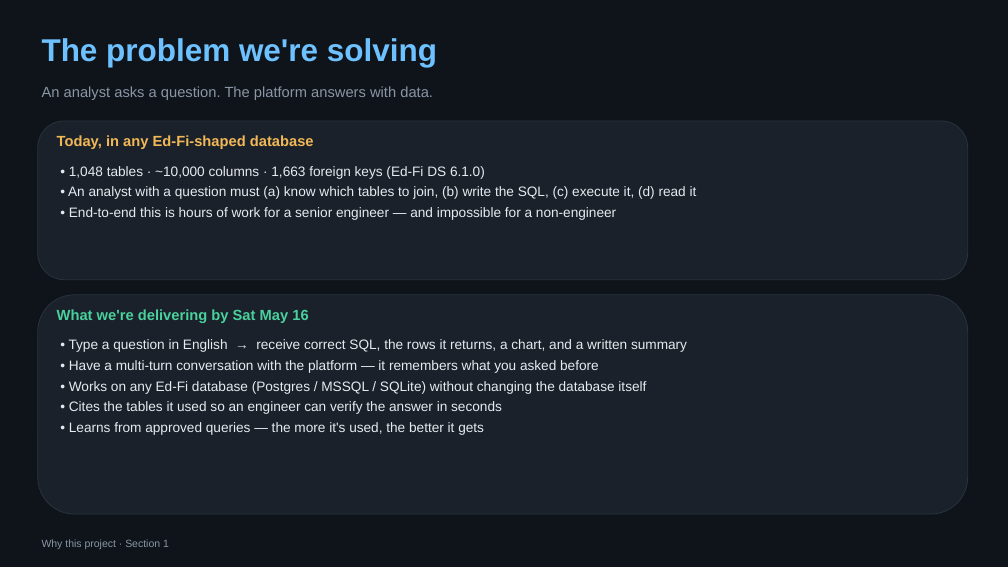
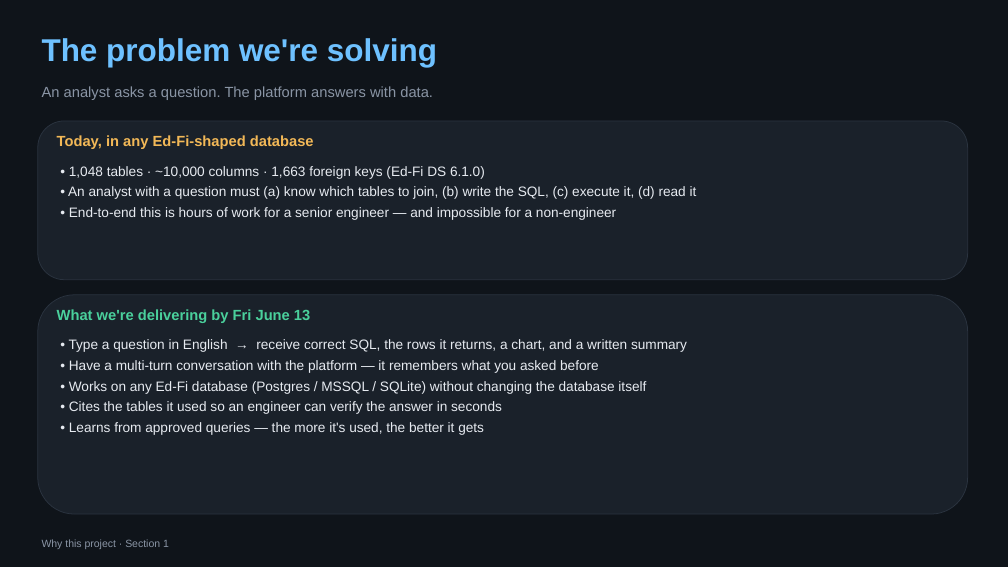
Before and after one commit to bharatmohanthakur/heavy_text2sql, a slide deck: slide 2 of docs/architecture_deck.pptx. Drawn at 1008x567 pixels with LibreOffice and Linux fonts; fonts in the diff are those of the drawing. Boxes give left, top, right and bottom in pixels: in the first picture for what was removed or moved away, otherwise in the second. Text is boxed around its words. In the diff, an @@ line names an element or a change of style, - is before the commit and + after.

```diff
--- a/docs/architecture_deck.pptx
+++ b/docs/architecture_deck.pptx
@@ text at (57,309,310,323): text changed @@
-What we're delivering by Sat May 16
+What we're delivering by Fri June 13
```
Also in this commit, not shown: 8 other slides changed, 1 other file.
